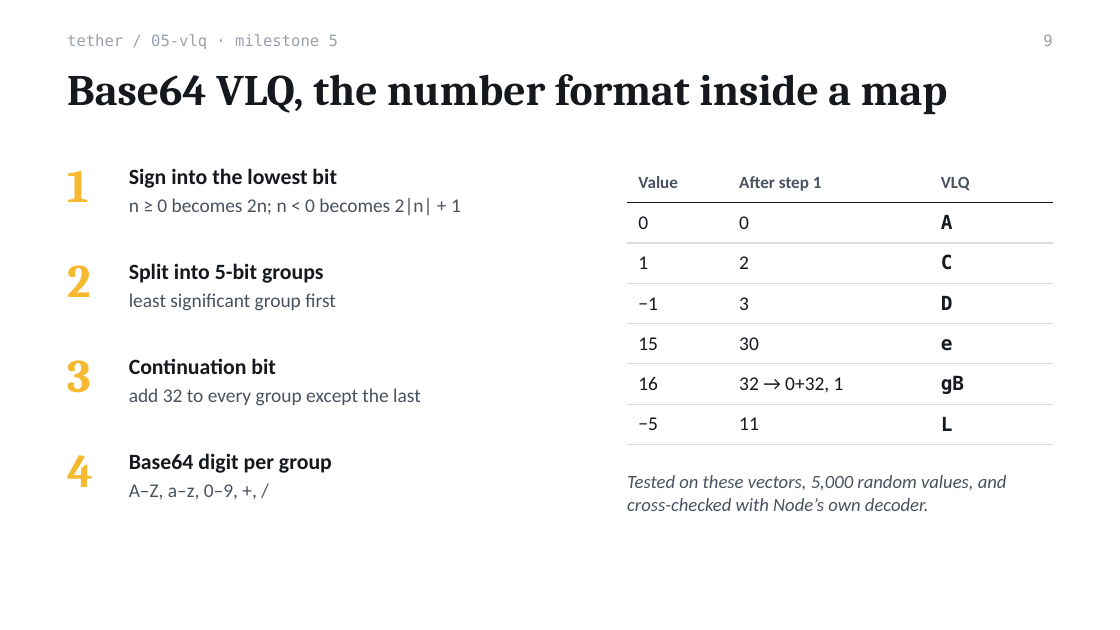
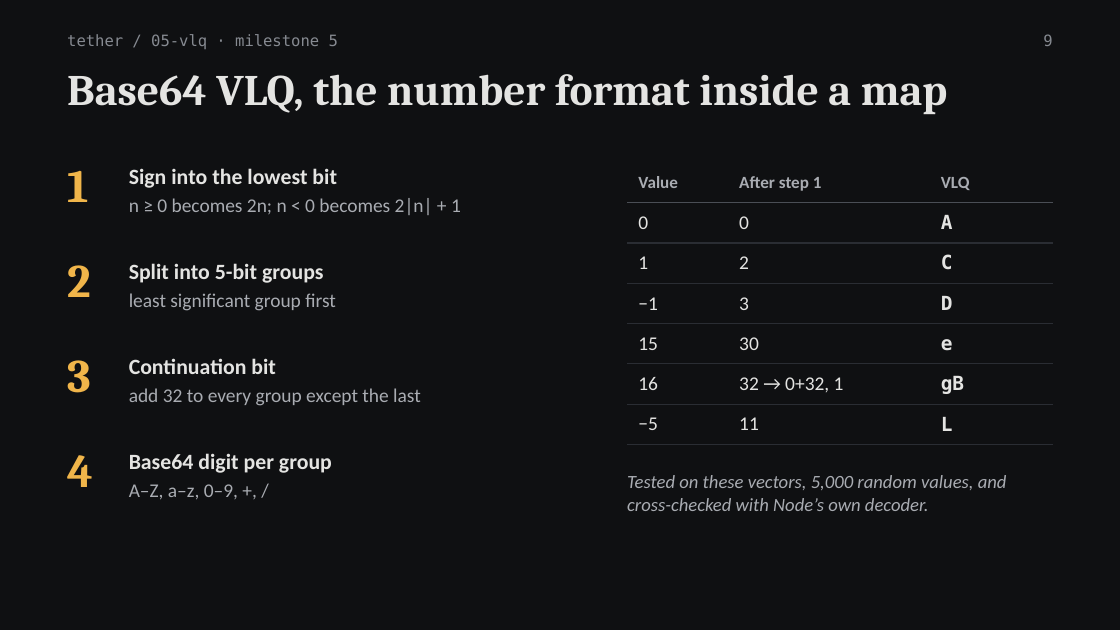
Before and after one commit to Antra1705/tether, a slide deck: slide 9 of docs/Tether-Review2-Presentation.pptx. Drawn at 1120x630 pixels with LibreOffice and Linux fonts; fonts in the diff are those of the drawing. Boxes give left, top, right and bottom in pixels: in the first picture for what was removed or moved away, otherwise in the second. Text is boxed around its words. In the diff, an @@ line names an element or a change of style, - is before the commit and + after.

```diff
--- a/docs/Tether-Review2-Presentation.pptx
+++ b/docs/Tether-Review2-Presentation.pptx
@@ background #FFFFFF to #0F1012 @@
@@ text "tether / 05-vlq · milestone ..." at (67,34,338,49): text colour #9AA1AC to #868A91 @@
@@ page number at (1043,34,1052,46): text colour #9AA1AC to #868A91 @@
@@ table at (627,162,1053,435) @@
@@ text colour #4A5260 to #A9ACB2 in "Value", "After step 1", "VLQ" @@
@@ text colour #15181D to #E4E4E2 in "0", "0", "A", "1" and 14 more places @@
@@ borders changed @@
@@ text colour #F5B82E to #F0B54A in 4 elements at (67,171,88,202), (67,265,91,297), (67,360,91,393), (67,455,93,487) @@
@@ text colour #15181D to #E4E4E2 in 5 elements at (67,74,948,114), (129,168,337,188), (129,263,324,283), (129,358,276,374), (129,453,332,473) @@
@@ text colour #4A5260 to #A9ACB2 in 5 elements at (129,198,461,215), (129,293,336,311), (129,388,421,406), (129,484,238,499), (627,475,1007,511) @@
```
Also in this commit, not shown: 17 other slides changed, 3 other files.
